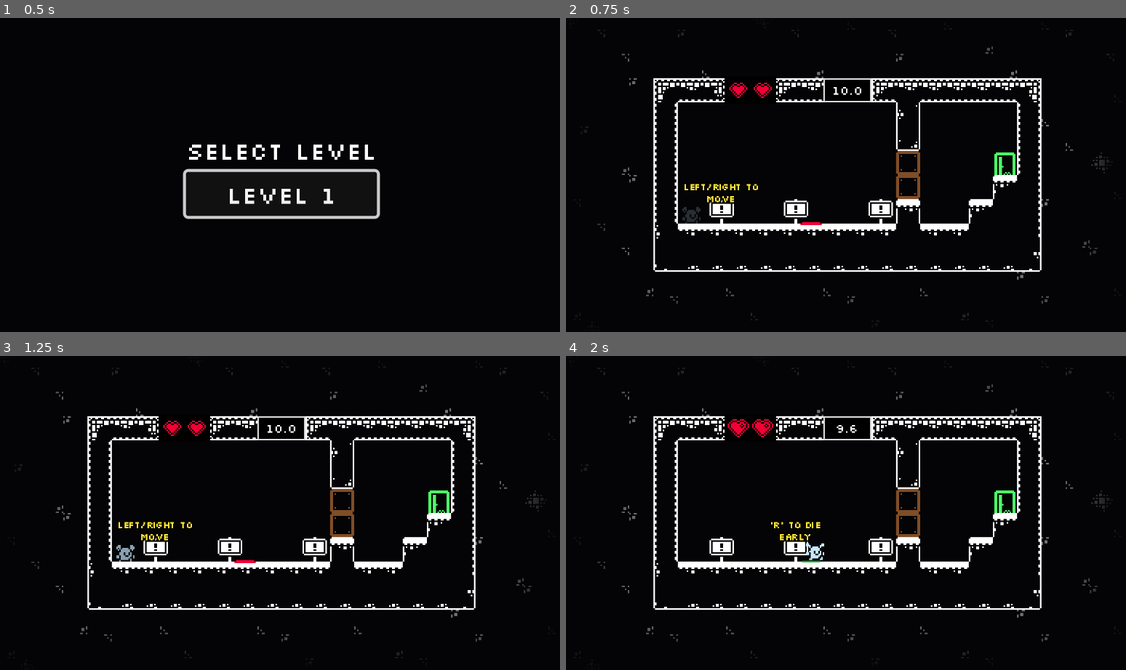
Above: before the commit, frames 1-4 (two rows, left to right).
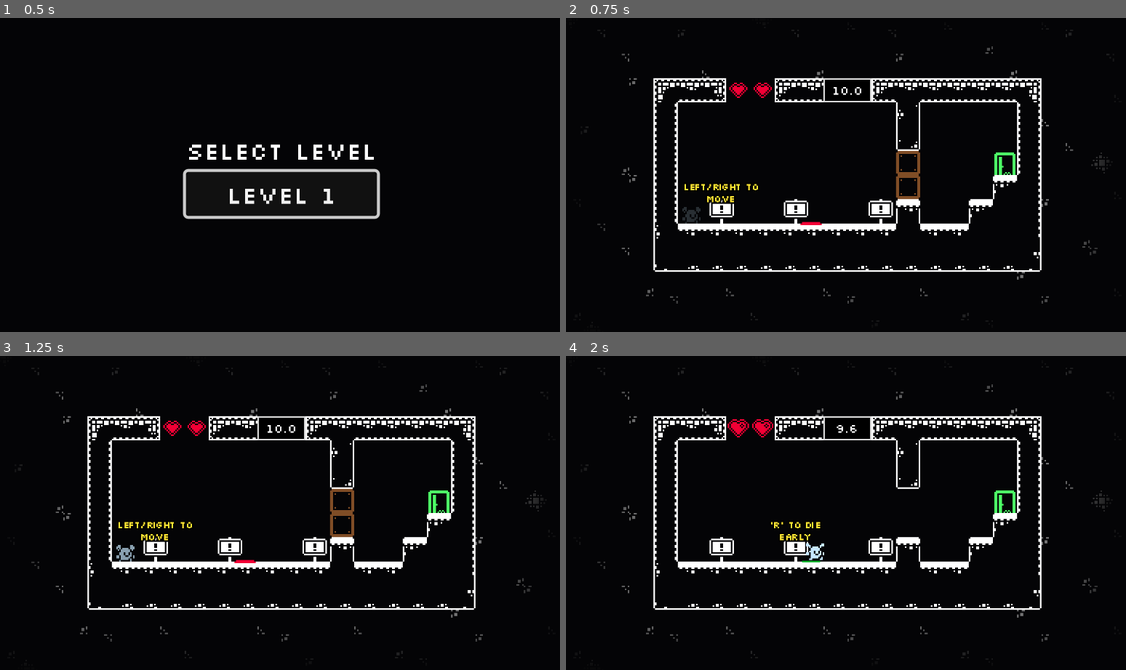
Above: after the commit, the same moments.

Repository: moellh/gmtk-game-jam-2026
Game: Godot game, scene res://src/levels/level_select.tscn
Two runs of this game, one before a commit and one after it. Both use one fixed random seed, a clock stepped at 60 frames per second and the inputs below.
Inputs:
- Up to frame 1 (0.5 s): no input
- Up to frame 2 (0.75 s): click "Level 1" at 0.5 s
- Up to frame 3 (1.25 s): no input
- Up to frame 4 (2 s): hold Right (move_right) from 1.28 s (still down); tap C (clear) at 1.35 s; tap Space (jump) at 1.52 s

Frame 1 is identical in both runs. In frame 2, less than 0.1% of the frame differs, in the area x 28-38%, y 18-27%; in frame 3, less than 0.1%; in frame 4, 0.3%, in the area x 28-64%, y 18-58%.

Commit message:
feat: hearts scene

Diff:
--- a/src/levels/life_heart.tscn
+++ b/src/decorations/life_heart.tscn
@@ -31,14 +31,7 @@
 "speed": 6.0
 }]
 
-[node name="LifeHeart" type="Node2D"]
-
-[node name="Background" type="Polygon2D" parent="."]
-color = Color(0, 0, 0, 1)
-polygon = PackedVector2Array(-9, -9, 9, -9, 9, 9, -9, 9)
-
-[node name="Heart" type="AnimatedSprite2D" parent="."]
-z_index = 1
+[node name="LifeHeart" type="AnimatedSprite2D" unique_id=1741137320]
 modulate = Color(0.95, 0, 0.207, 1)
 sprite_frames = SubResource("SpriteFrames_heart")
 autoplay = "default"
--- /dev/null
+++ b/src/decorations/life_hearts.gd
@@ -0,0 +1,27 @@
+@tool
+class_name LifeHearts
+extends Node2D
+
+const LIFE_HEART := preload("res://src/decorations/life_heart.tscn")
+const SPACING := 16.0
+
+@export_range(1, 10, 1) var lives := 2:
+	set(value):
+		lives = value
+		_rebuild()
+
+func _ready() -> void:
+	_rebuild()
+
+func set_remaining(count: int) -> void:
+	for index in get_child_count(): (get_child(index) as AnimatedSprite2D).visible = index < count
+
+func _rebuild() -> void:
+	if not is_inside_tree(): return
+
+	for child in get_children(): child.queue_free()
+
+	for index in lives:
+		var heart := LIFE_HEART.instantiate() as Node2D
+		heart.position = Vector2(index * SPACING, 0.0)
+		add_child(heart)
--- /dev/null
+++ b/src/decorations/life_hearts.tscn
@@ -0,0 +1,6 @@
+[gd_scene format=3 uid="uid://dl1fh3artssc0"]
+
+[ext_resource type="Script" uid="uid://bqx3l1fehe4rt" path="res://src/decorations/life_hearts.gd" id="1"]
+
+[node name="LifeHearts" type="Node2D" unique_id=2002497606]
+script = ExtResource("1")
--- a/src/levels/game.gd
+++ b/src/levels/game.gd
@@ -1,43 +1,39 @@
 extends Node2D
 
 const ROUND_TIME := 10.0
-const TILE_SIZE := 16.0
 const LEVEL_TRANSITION_TIME := 1.0
 const DEATH_SCALE := Vector2.ONE * 3.0
 
-const LIFE_HEART := preload("res://src/levels/life_heart.tscn")
-
-const LEVEL_SELECT := "res://src/level_select.tscn"
-
 @export var next_level: PackedScene
-@export_range(1, 10, 1) var max_figures := 2
 
 @onready var player: CharacterBody2D = $Player
 @onready var timer_label: Label = %TimerDisplay
-@onready var life_hearts: Node2D = %LifeHearts
+@onready var life_hearts: LifeHearts = get_node_or_null(^"%LifeHearts")
 @onready var level_complete: CanvasLayer = $LevelComplete
+@onready var max_figures: int = life_hearts.lives if life_hearts != null else 2
 
 var timer := ROUND_TIME
 var finished_figures := 0
 var completed := false
-var life_heart_icons: Array[AnimatedSprite2D] = []
 var accepting_input := false
 var dying := false
 
 func _ready() -> void:
 	player.reset()
-	build_life_hearts()
-	update_life_hearts()
+	_update_hearts()
 	update_hud()
 	play_level_intro()
 
+func _update_hearts() -> void:
+	if life_hearts != null:
+		life_hearts.set_remaining(remaining_figures())
+
 func _process(delta: float) -> void:
 	if Input.is_action_just_pressed("menu"):
-		get_tree().change_scene_to_file(LEVEL_SELECT)
+		get_tree().change_scene_to_file("res://src/levels/level_select.tscn")
 		return
 
-	if not accepting_input:
-		return
+	if not accepting_input: return
 
 	if Input.is_action_just_pressed("clear"):
 		clear()
@@ -100,7 +96,7 @@
 	finished_figures = 0
 	get_tree().call_group("ghosts", "queue_free")
 	player.reset()
-	update_life_hearts()
+	_update_hearts()
 
 func next_round() -> void:
 	finished_figures += 1
@@ -114,22 +110,10 @@
 	get_tree().call_group("ghosts", "restart")
 
 	player.reset()
-	update_life_hearts()
+	_update_hearts()
 
 func remaining_figures() -> int:
 	return maxi(max_figures - finished_figures, 0)
-
-func build_life_hearts() -> void:
-	for index in max_figures:
-		var slot := LIFE_HEART.instantiate()
-		slot.position = Vector2(index * TILE_SIZE, 0.0)
-		life_hearts.add_child(slot)
-		life_heart_icons.append(slot.get_node(^"Heart") as AnimatedSprite2D)
-
-func update_life_hearts() -> void:
-	var visible_hearts := remaining_figures()
-	for index in life_heart_icons.size():
-		life_heart_icons[index].visible = index < visible_hearts
 
 func complete_level(goal_position: Vector2) -> void:
 	if completed or not accepting_input:
--- a/src/levels/level.tscn
+++ b/src/levels/level.tscn
@@ -8,10 +8,11 @@
 [ext_resource type="PackedScene" uid="uid://d3n28iv4k07jg" path="res://src/interactables/door1x2.tscn" id="6_door"]
 [ext_resource type="FontFile" uid="uid://dkstoc421nmrg" path="res://assets/fonts/Silkscreen-Regular.ttf" id="7_font"]
 [ext_resource type="PackedScene" uid="uid://dhjpoxx70p30a" path="res://src/interactables/control_sign.tscn" id="8_sign"]
-[ext_resource type="PackedScene" path="res://src/level_complete.tscn" id="9_complete"]
+[ext_resource type="PackedScene" path="res://src/levels/level_complete.tscn" id="9_complete"]
 [ext_resource type="Script" uid="uid://cgfxrcy8cumy0" path="res://src/outside_fill.gd" id="10_outside"]
 [ext_resource type="Shader" uid="uid://c2tp42fm8nojd" path="res://src/outside_fill.gdshader" id="11_outside_shader"]
 [ext_resource type="PackedScene" path="res://src/touch_controls.tscn" id="12_touch_controls"]
+[ext_resource type="PackedScene" uid="uid://dl1fh3artssc0" path="res://src/decorations/life_hearts.tscn" id="13_hearts"]
 
 [sub_resource type="ShaderMaterial" id="ShaderMaterial_outside"]
 shader = ExtResource("11_outside_shader")
@@ -875,7 +876,7 @@
 horizontal_alignment = 1
 vertical_alignment = 1
 
-[node name="LifeHearts" type="Node2D" parent="WorldUI" unique_id=1593281]
+[node name="LifeHearts" parent="WorldUI" unique_id=1593281 instance=ExtResource("13_hearts")]
 unique_name_in_owner = true
 position = Vector2(136, 24)
 
--- a/src/levels/level_select.tscn
+++ b/src/levels/level_select.tscn
@@ -2,7 +2,7 @@
 
 [ext_resource type="Script" uid="uid://dgrn6fgukot61" path="res://src/levels/level_select.gd" id="1"]
 [ext_resource type="PackedScene" uid="uid://dp7t1cvck55bt" path="res://src/levels/level.tscn" id="2"]
-[ext_resource type="Script" uid="uid://bx5ssfotac8vt" path="res://src/level_info.gd" id="3"]
+[ext_resource type="Script" uid="uid://bx5ssfotac8vt" path="res://src/levels/level_info.gd" id="3"]
 [ext_resource type="Theme" path="res://src/ui_theme.tres" id="4"]
 
 [sub_resource type="Resource" id="LevelInfo_1"]
Not shown: 1 places in src/decorations/life_heart.tscn that only renumber resources
Not shown, added: src/decorations/life_hearts.gd.uid
